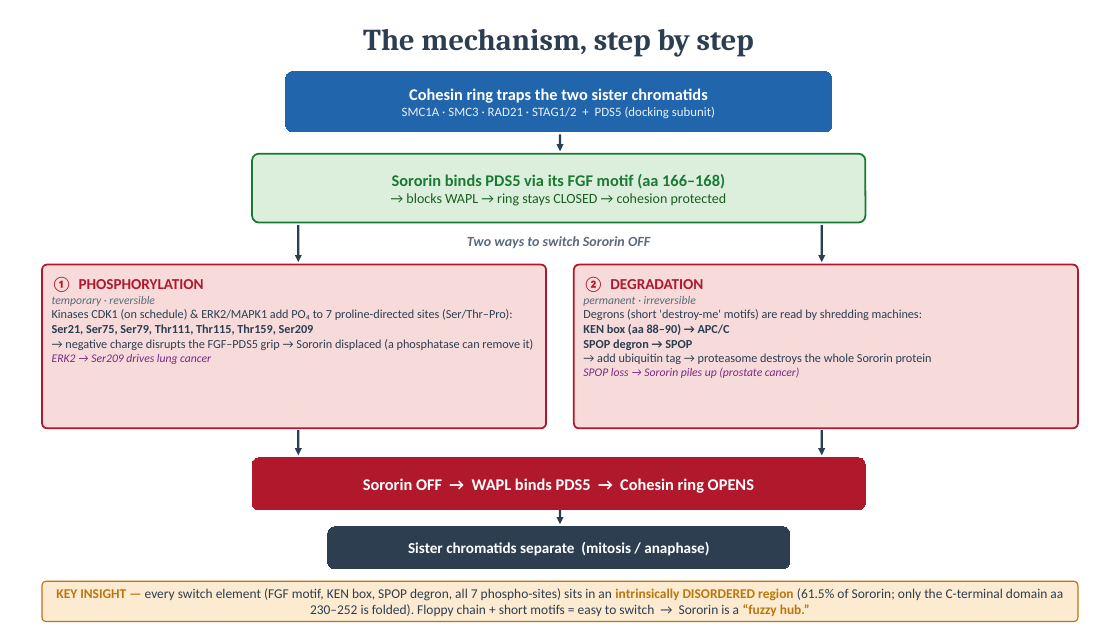
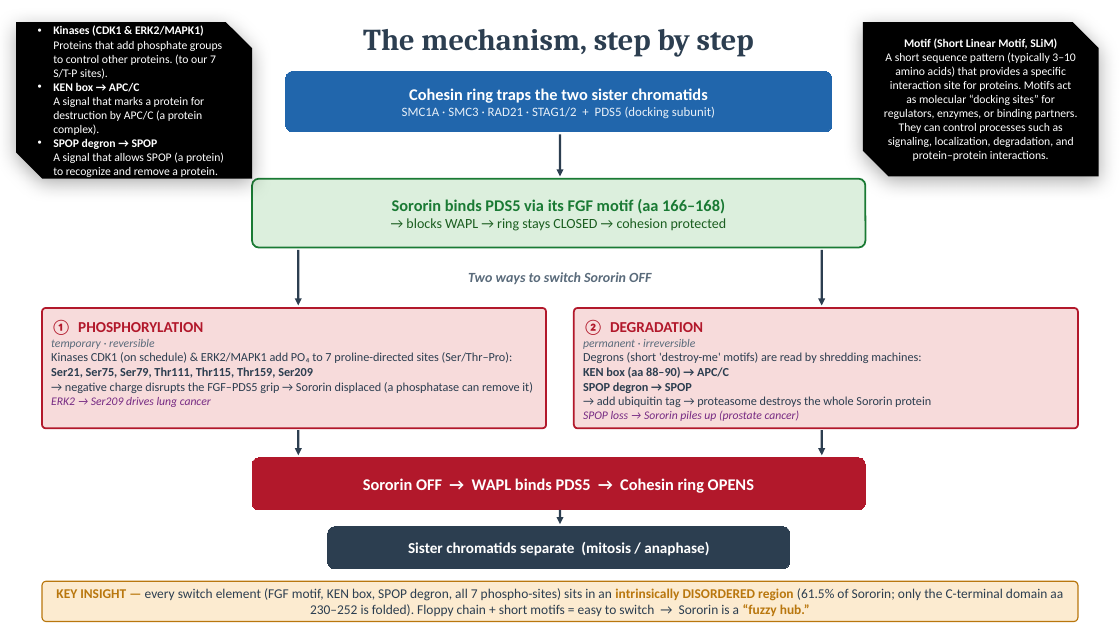
Before and after one commit to amirh0ss3in/Sororin_project, a slide deck: slide 4 of Sororin_mechanism_flowchart.pptx. Drawn at 1120x630 pixels with LibreOffice and Linux fonts; fonts in the diff are those of the drawing. Boxes give left, top, right and bottom in pixels: in the first picture for what was removed or moved away, otherwise in the second. Text is boxed around its words. In the diff, an @@ line names an element or a change of style, - is before the commit and + after.

```diff
--- a/Sororin_mechanism_flowchart.pptx
+++ b/Sororin_mechanism_flowchart.pptx
@@ snip diag rect added at (16,22,252,178), fill #000000, 10 pt, text #FFFFFF @@
+• Kinases (CDK1 & ERK2/MAPK1)
+  Proteins that add phosphate groups to control other proteins. (to our 7 S/T-P sites).
+• KEN box → APC/C
+  A signal that marks a protein for destruction by APC/C (a protein complex).
+• SPOP degron → SPOP
+  A signal that allows SPOP (a protein) to recognize and remove a protein.
@@ snip diag rect added at (863,22,1099,176), fill #000000, 10 pt, text #FFFFFF @@
+Motif (Short Linear Motif, SLiM)
+A short sequence pattern (typically 3–10 amino acids) that provides a specific interaction site for proteins. Motifs act as molecular “docking sites” for regulators, enzymes, or binding partners. They can control processes such as signaling, localization, degradation, and protein–protein interactions.
@@ arrow moved from (560, 134) - (560, 151) to (560, 134) - (560, 176) @@
@@ rounded rectangle "Sororin binds PDS5 via its ...": place and size @@
-rounded rectangle "Sororin binds PDS5 via its ..." at (252,154,865,223)
+rounded rectangle "Sororin binds PDS5 via its ..." at (252,179,865,248)
@@ arrow moved from (298, 225) - (298, 262) to (298, 250) - (298, 306) @@
@@ text "Two ways to switch Sororin ...": place and size @@
-text "Two ways to switch Sororin ..." at (467,236,650,248)
+text "Two ways to switch Sororin ..." at (468,272,651,284)
@@ arrow moved from (822, 225) - (822, 262) to (822, 250) - (822, 306) @@
@@ rounded rectangle "① PHOSPHORYLATION": place and size @@
-rounded rectangle "① PHOSPHORYLATION" at (42,265,546,429)
+rounded rectangle "① PHOSPHORYLATION" at (42,308,546,429)
@@ rounded rectangle "② DEGRADATION": place and size @@
-rounded rectangle "② DEGRADATION" at (574,265,1078,429)
+rounded rectangle "② DEGRADATION" at (574,308,1078,429)
```
Also in this commit, not shown: 6 other slides changed, 1 slide added, 1 slide removed, 1 other file.
